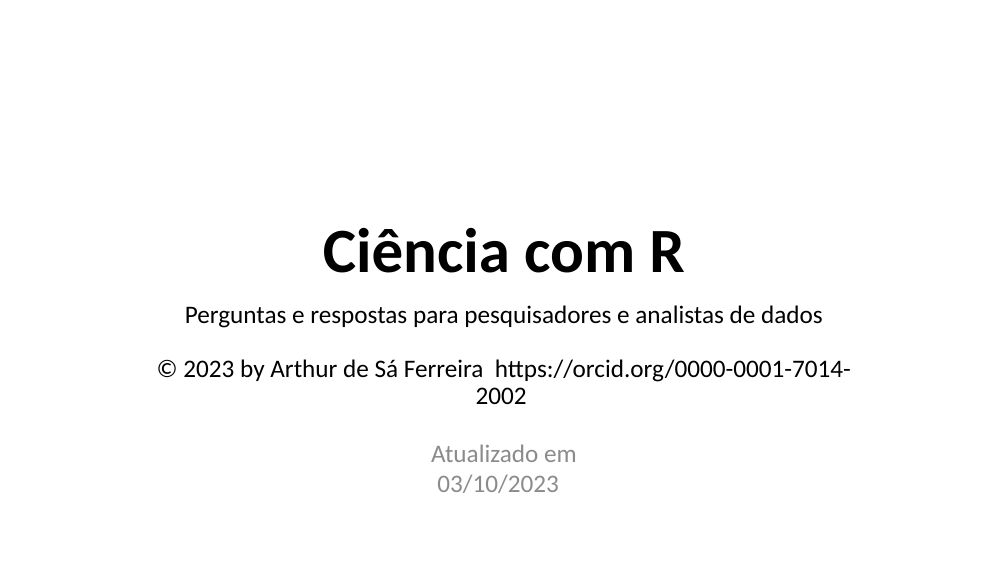
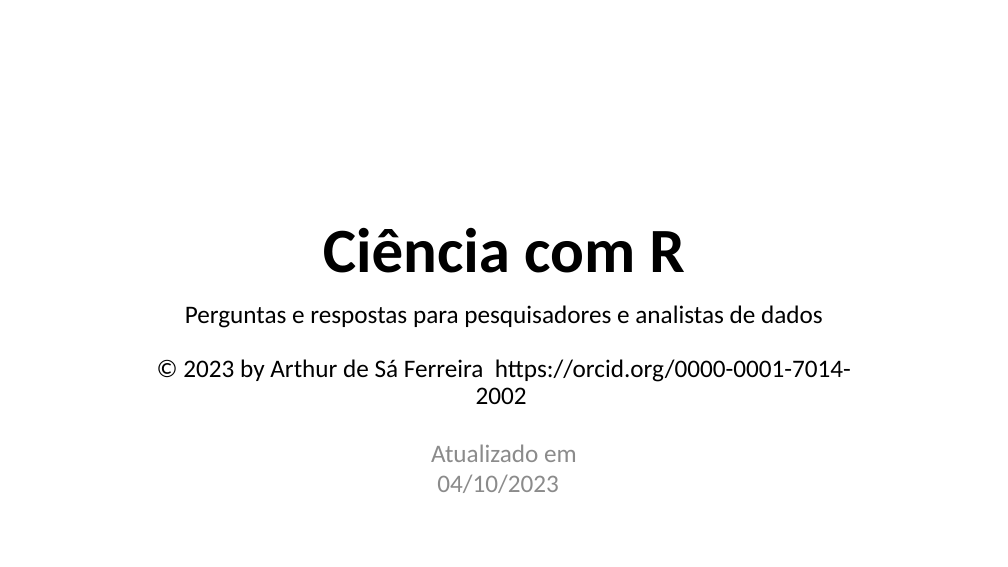
Before and after one commit to FerreiraAS/Ciencia-com-R, a slide deck: slide 1 of Ciência-com-R.pptx. Drawn at 1008x567 pixels with LibreOffice and Linux fonts; fonts in the diff are those of the drawing. Boxes give left, top, right and bottom in pixels: in the first picture for what was removed or moved away, otherwise in the second. Text is boxed around its words. In the diff, an @@ line names an element or a change of style, - is before the commit and + after.

```diff
--- a/Ciência-com-R.pptx
+++ b/Ciência-com-R.pptx
@@ text at (x1=431, y1=444, x2=577, y2=493): text changed @@
-Atualizado em 03/10/2023
+Atualizado em 04/10/2023
```
Also in this commit, not shown: 54 other files.
